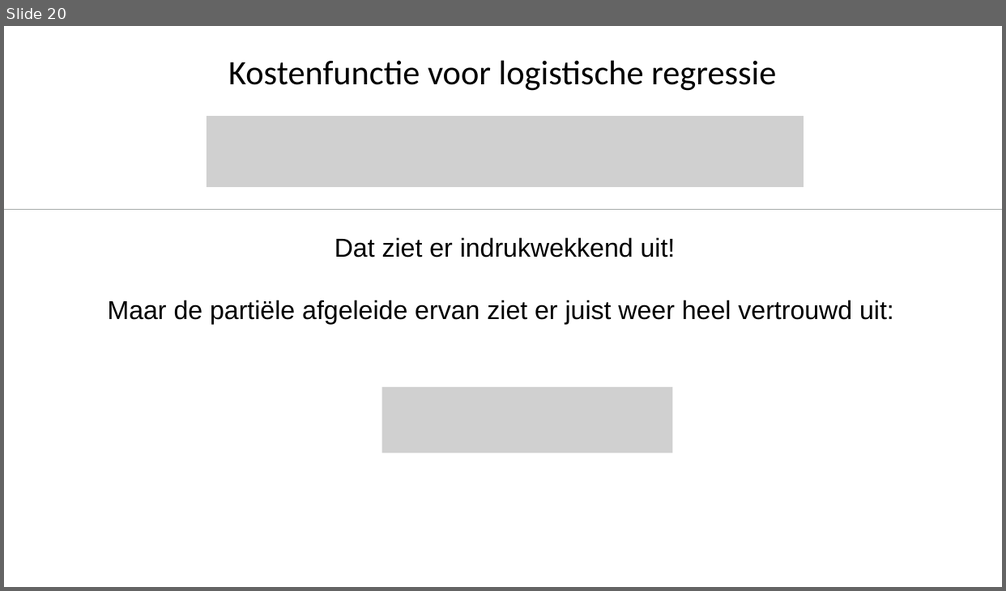
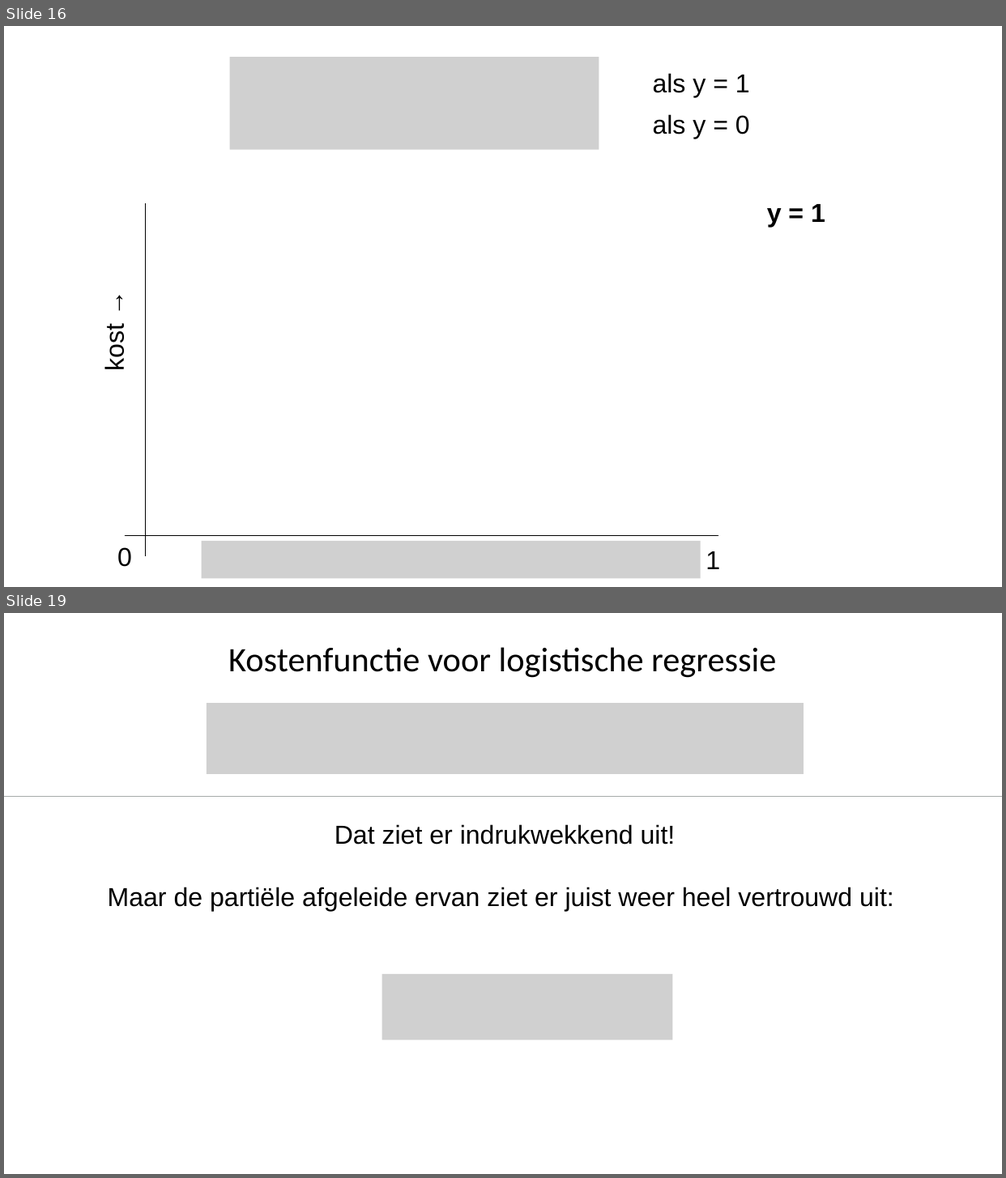
Before and after one commit to hanze-hbo-ict/Machine-Learning, a slide deck: docs/lectures/wk3/ML_wk3_Logistische_regressie.pptx. Shown one above the other, each under a label of ours: slide 20 before the commit, slides 16 and 19 after it; the slides between them are not shown. The pictures are 1006x591 and 1006x1178 pixels, drawn with LibreOffice and Linux fonts; fonts in the diff are those of the drawing; grey boxes stand for pictures. Boxes give left, top, right and bottom in pixels: in the first picture for what was removed or moved away, otherwise in the second. Text is boxed around its words. In the diff, an @@ line names an element or a change of style, - is before the commit and + after.

```diff
--- a/docs/lectures/wk3/ML_wk3_Logistische_regressie.pptx
+++ b/docs/lectures/wk3/ML_wk3_Logistische_regressie.pptx
@@ slide 16 added at bbox=[4, 26, 1002, 587], background #FFFFFF @@
@@ picture added at bbox=[230, 57, 599, 150] @@
@@ text added at bbox=[653, 73, 750, 98], 50 pt, text #000000 @@
+als y = 1
@@ text added at bbox=[653, 114, 750, 139], 50 pt, text #000000 @@
+als y = 0
@@ line added from (146, 203) to (146, 557), #000000 2 pt @@
@@ text added at bbox=[767, 204, 825, 228], 50 pt, text #000000, bold @@
+y = 1
@@ text added at bbox=[100, 328, 130, 369], 50 pt, text #000000 @@
+kost →
@@ text added at bbox=[117, 548, 132, 567], 50 pt, text #000000 @@
+0
@@ line added from (125, 536) to (718, 536), #000000 2 pt @@
@@ picture added at bbox=[201, 541, 701, 578] @@
@@ text added at bbox=[705, 552, 720, 570], 50 pt, text #000000 @@
+1
@@ what was slide 20 is now slide 19 @@
```
Also in this commit, not shown: 2 other slides added, 4 slides removed, 1 other file.
